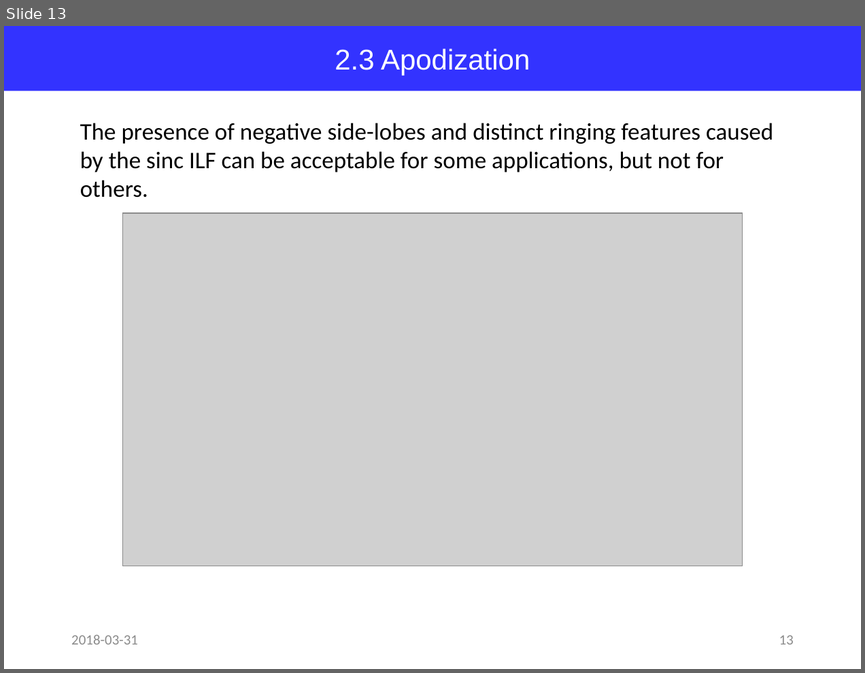
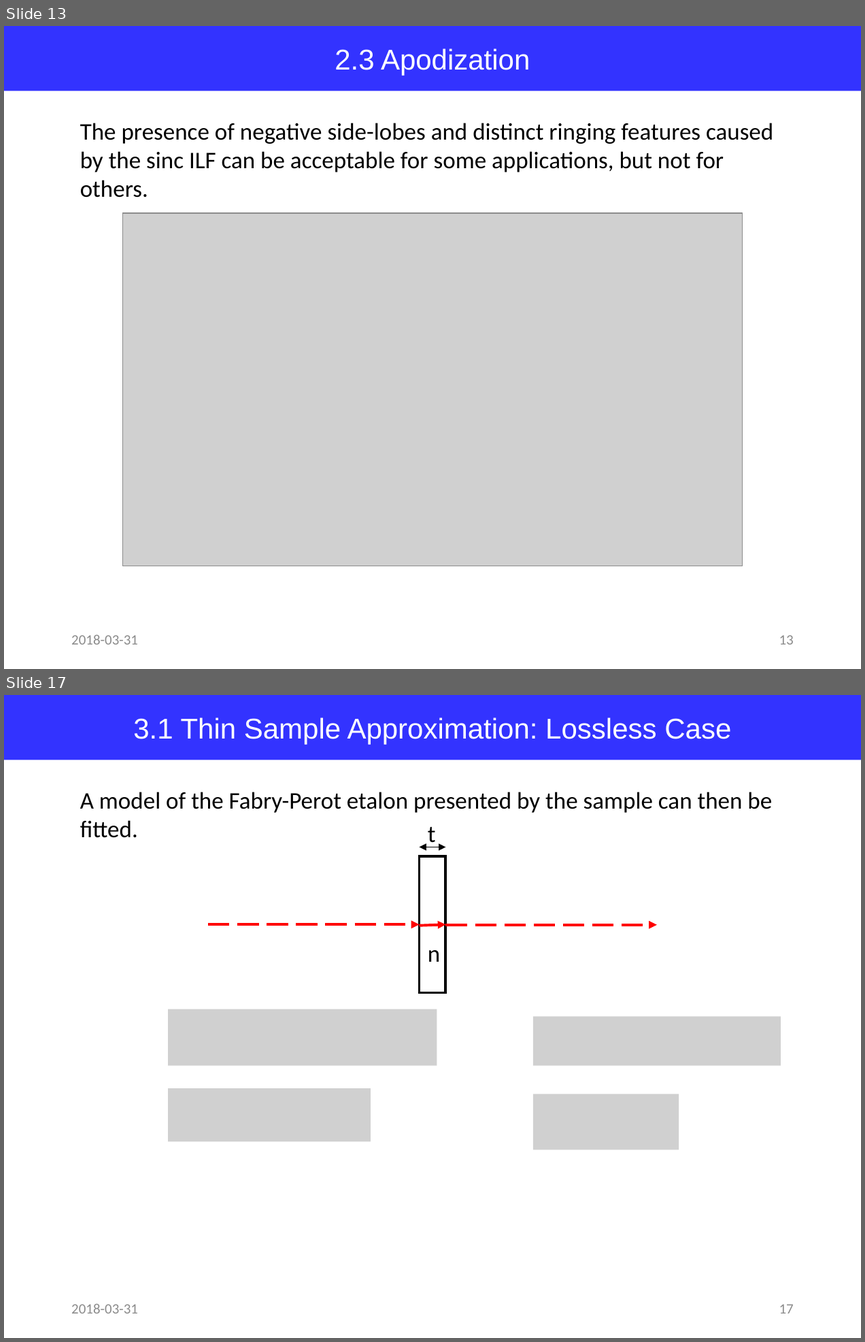
Before and after one commit to jglee96/NBTP_Lab, a slide deck: Terahertz Metrology/Ch5/Terahertz Metrology_Ch5.pptx. Shown one above the other, each under a label of ours: slide 13 before the commit, slides 13 and 17 after it; the slides between them are not shown. The pictures are 865x673 and 865x1342 pixels, drawn with LibreOffice and Linux fonts; fonts in the diff are those of the drawing; grey boxes stand for pictures. Boxes give left, top, right and bottom in pixels: in the first picture for what was removed or moved away, otherwise in the second. Text is boxed around its words. In the diff, an @@ line names an element or a change of style, - is before the commit and + after.

```diff
--- a/Terahertz Metrology/Ch5/Terahertz Metrology_Ch5.pptx
+++ b/Terahertz Metrology/Ch5/Terahertz Metrology_Ch5.pptx
@@ slide 17 added at [4, 695, 861, 1338], background #FFFFFF @@
@@ rectangle added at [4, 695, 861, 760], fill #3333FF, 24 pt, text #FFFFFF @@
+3.1 Thin Sample Approximation: Lossless Case
@@ text added at [80, 792, 772, 838], 20 pt, text #000000 @@
+A model of the Fabry-Perot etalon presented by the sample can then be fitted.
@@ text added at [428, 827, 436, 847], 20 pt, text #000000 @@
+t
@@ rectangle added at [419, 856, 446, 992], outline #000000 2.25 pt @@
@@ double arrow added from (419, 847) to (445, 847), #000000 0.5 pt @@
@@ arrow added from (208, 925) to (419, 925), #FF0000 2.25 pt dashed @@
@@ arrow added from (419, 926) to (445, 925), #FF0000 2.25 pt dashed @@
@@ arrow added from (445, 925) to (657, 925), #FF0000 2.25 pt dashed @@
@@ text added at [428, 950, 440, 962], 20 pt, text #000000 @@
+n
@@ picture added at [168, 1008, 436, 1065] @@
@@ picture added at [532, 1016, 781, 1065] @@
@@ picture added at [168, 1088, 370, 1141] @@
@@ picture added at [532, 1093, 679, 1149] @@
@@ text added at [71, 1304, 138, 1313], 12 pt, text #8C8C8C @@
+2018-03-31
@@ page number added at [779, 1304, 793, 1313], 12 pt, text #8C8C8C @@
+17
```
Also in this commit, not shown: 13 slides changed, 3 other slides added, 1 other file.
